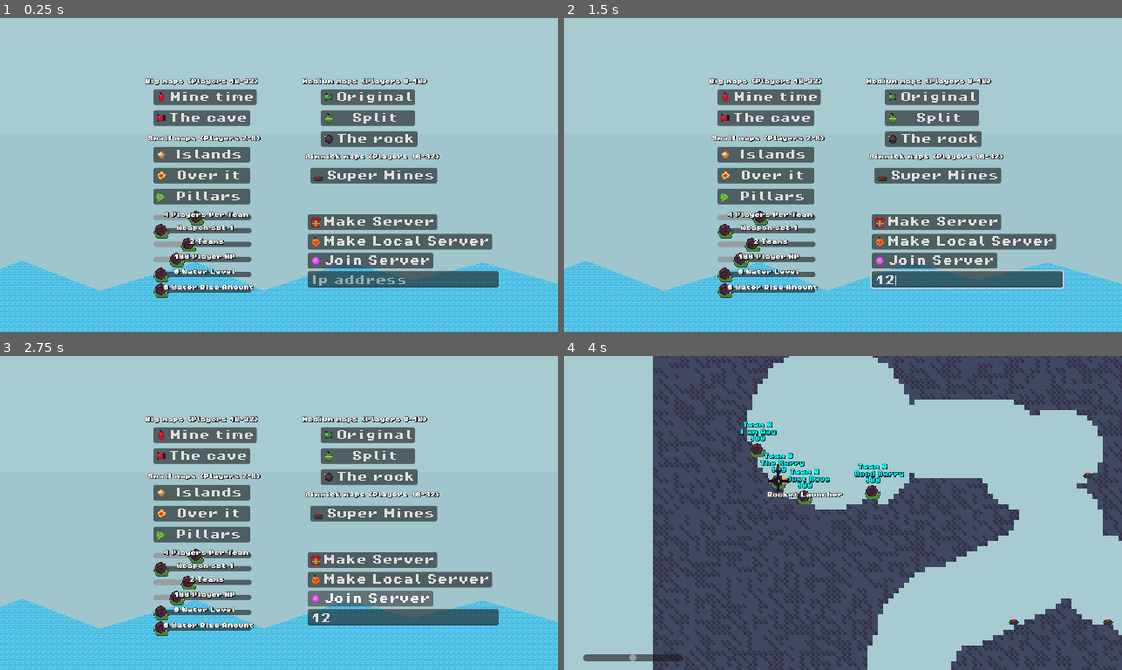
Above: before the commit, frames 1-4 (two rows, left to right).
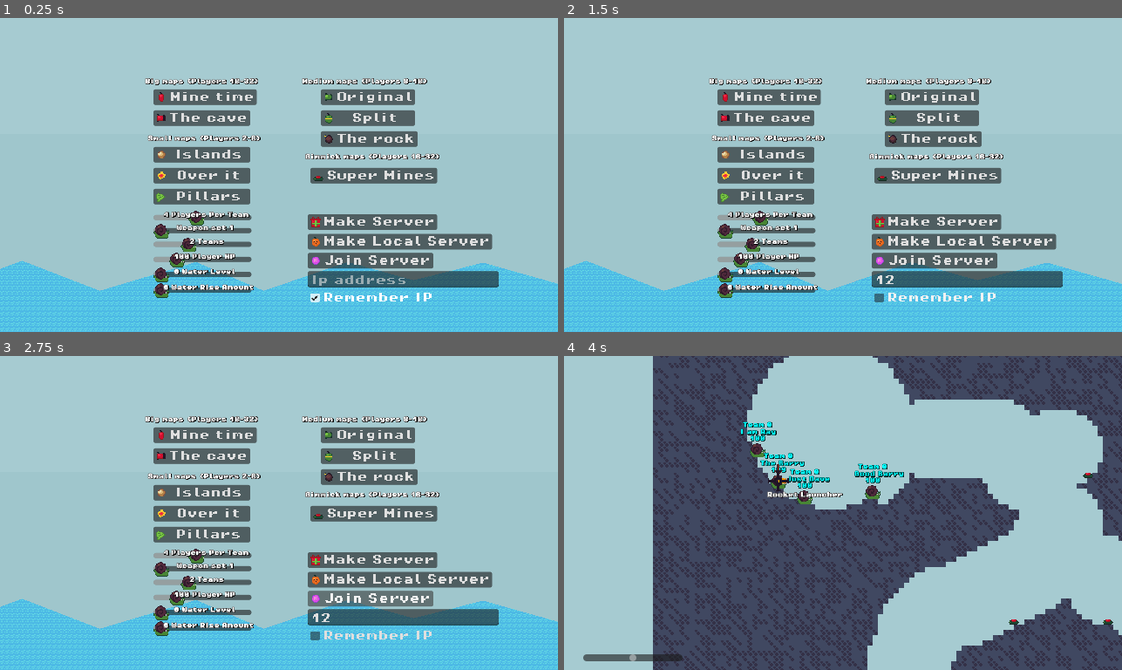
Above: after the commit, the same moments.

Repository: codingbanana21/Snail-Wars
Game: Godot game, scene res://scenes/main_menu.tscn
The game is run twice, just before and just after one commit, with the same random seed, the same clock (stepped at 60 frames per second) and the same inputs.
Inputs (mouse positions are in pixels of both pictures, inside the frame that each line leads up to):
- Up to frame 1 (0.25 s): no input
- Up to frame 2 (1.5 s): click (965, 278) at 0.52 s; type "12" at 0.6 s; click (937, 297) at 1.25 s, where only the run after the commit has a clickable "Remember IP"
- Up to frame 3 (2.75 s): click "Join Server" at 2 s
- Up to frame 4 (4 s): click "Mine time" at 2.75 s; tap Enter (skip) at 3.5 s; move the mouse to (815, 575) at 3.52 s; press the mouse at (815, 575) at 3.53 s; hold D (right) from 3.53 s (still down); tap W (jump) at 3.77 s

The runs differ from the first frame. In frame 1, 0.2% of the frame differs, in the area x 55-78%, y 87-91%; in frame 2, 0.6%, in the area x 54-90%, y 80-91%; in frame 3, 0.2%; in frame 4, nothing differs.

Commit message:
Remember IP

Diff:
--- a/project.godot
+++ b/project.godot
@@ -11,7 +11,7 @@
 [application]
 
 config/name="Snail Wars"
-config/version="0.2"
+config/version="0.4"
 config/tags=PackedStringArray("2d", "multplayer", "network")
 run/main_scene="uid://dbu738lf8tcco"
 config/features=PackedStringArray("4.7", "Forward Plus")
--- a/scenes/main_menu.tscn
+++ b/scenes/main_menu.tscn
@@ -346,6 +346,15 @@
 theme_override_fonts/font = ExtResource("4_7b55j")
 placeholder_text = "Ip address"
 
+[node name="IPCheckBox" type="CheckBox" parent="Menu/Multiplayer" unique_id=1401204926]
+unique_name_in_owner = true
+offset_left = 43.0
+offset_right = 239.0
+offset_bottom = 24.0
+theme_override_fonts/font = ExtResource("4_7b55j")
+button_pressed = true
+text = "Remember IP"
+
 [node name="Background" type="CanvasLayer" parent="Menu" unique_id=1758057930]
 layer = -100
 
--- a/scripts/Globals.gd
+++ b/scripts/Globals.gd
@@ -1,6 +1,14 @@
 extends Node2D
 
+const SAVE_PATH = "user://Save.tres"
+const GAME_VERSION: float = 0.4
+
+var save_data: SaveDataResource = SaveDataResource.new()
+
+var save_version: float
+var saved_ip_address: String
 var high_fps_mode: bool = false
+
 var teams_turns: Array[int]
 var team_turn: int = -1
 var players_in_team: int
@@ -17,7 +25,9 @@
 
 
 func _ready() -> void:
+
 	rng.seed = 1000
+	load_game()
 
 
 @rpc("any_peer", "call_local", "reliable")
@@ -37,3 +47,33 @@
 
 	for player: Player in get_tree().get_nodes_in_group("Player"):
 		player.next_player.rpc(teams_turns, team_turn)
+
+
+func save_game(force_save: bool = false):
+	if save_version == GAME_VERSION or force_save:
+		save_data.save_version = save_version
+		save_data.saved_ip_address = saved_ip_address
+		ResourceSaver.save(save_data, SAVE_PATH)
+
+
+func load_game():
+	if FileAccess.file_exists(SAVE_PATH):
+		save_data = ResourceLoader.load(SAVE_PATH).duplicate(true)
+		save_version = save_data.save_version
+
+		if save_version:
+			if save_version < GAME_VERSION:
+				print("Out of date save")
+				save_version = GAME_VERSION
+			elif save_version > GAME_VERSION:
+				push_error("Save is to new is use")
+				return
+		else:
+			push_warning("No save version")
+			save_version = GAME_VERSION
+
+		#set data
+		saved_ip_address = save_data.saved_ip_address
+	else:
+		save_game(true)
+		load_game()
--- a/scripts/menu.gd
+++ b/scripts/menu.gd
@@ -4,6 +4,7 @@
 @onready var multiplayer_spawner: MultiplayerSpawner = $MultiplayerSpawner
 @onready var menu: Node2D = $Menu
 @onready var ip: TextEdit = %IP
+@onready var ip_check_box: CheckBox = %IPCheckBox
 
 @onready var per_team_h_slider: HSlider = %PerTeamHSlider
 @onready var per_team_label: Label = %PerTeamLabel
@@ -28,6 +29,7 @@
 
 func _ready() -> void:
 	multiplayer_spawner.spawn_function = make_map
+	ip.text = Globals.saved_ip_address
 
 
 func _process(_delta: float) -> void:
@@ -162,6 +164,12 @@
 
 func _on_client_pressed() -> void:
 	var ip_address = ip.text.strip_edges()
+
+	if ip_check_box.button_pressed:
+		Globals.saved_ip_address = ip_address
+
+	Globals.save_game()
+
 	if ip_address == "":
 		ip_address = "localhost"
 
--- /dev/null
+++ b/scripts/save_data.gd
@@ -0,0 +1,5 @@
+class_name SaveDataResource
+extends Resource
+
+@export var save_version: float
+@export var saved_ip_address: String
Not shown, added: scripts/save_data.gd.uid
